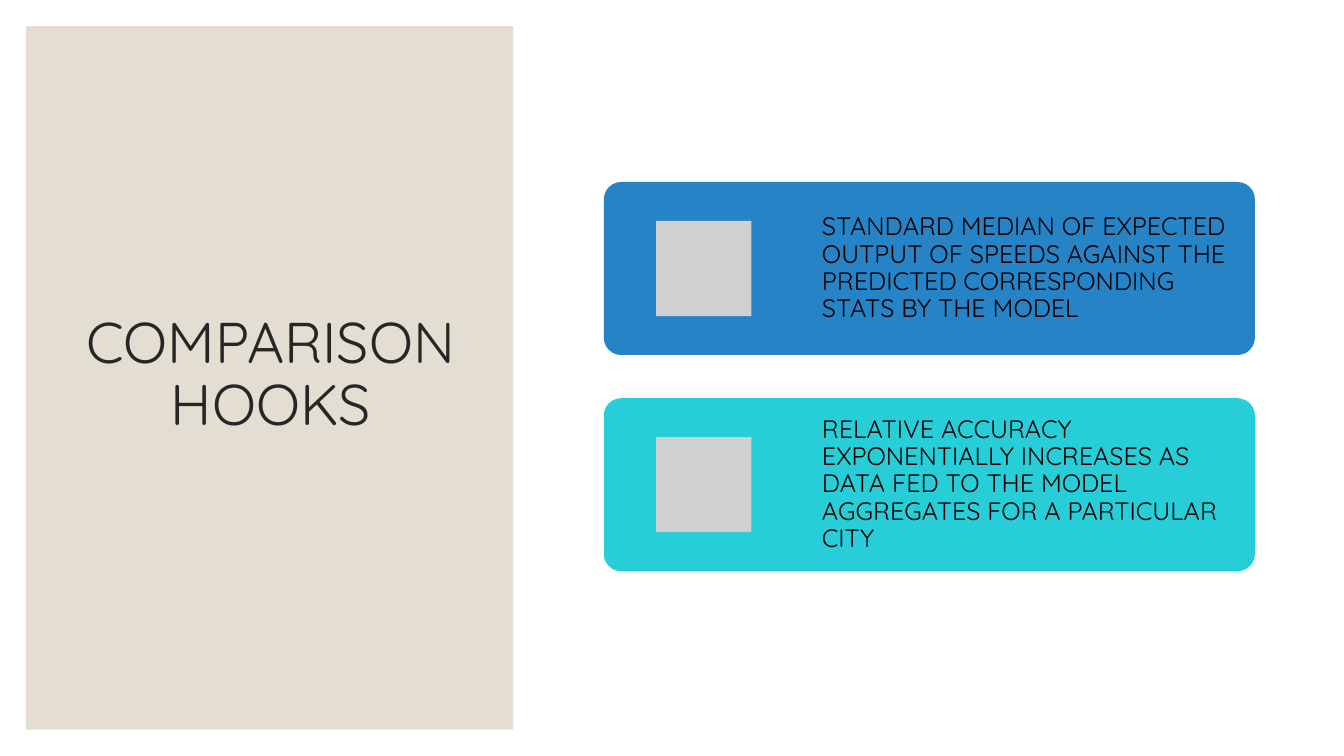
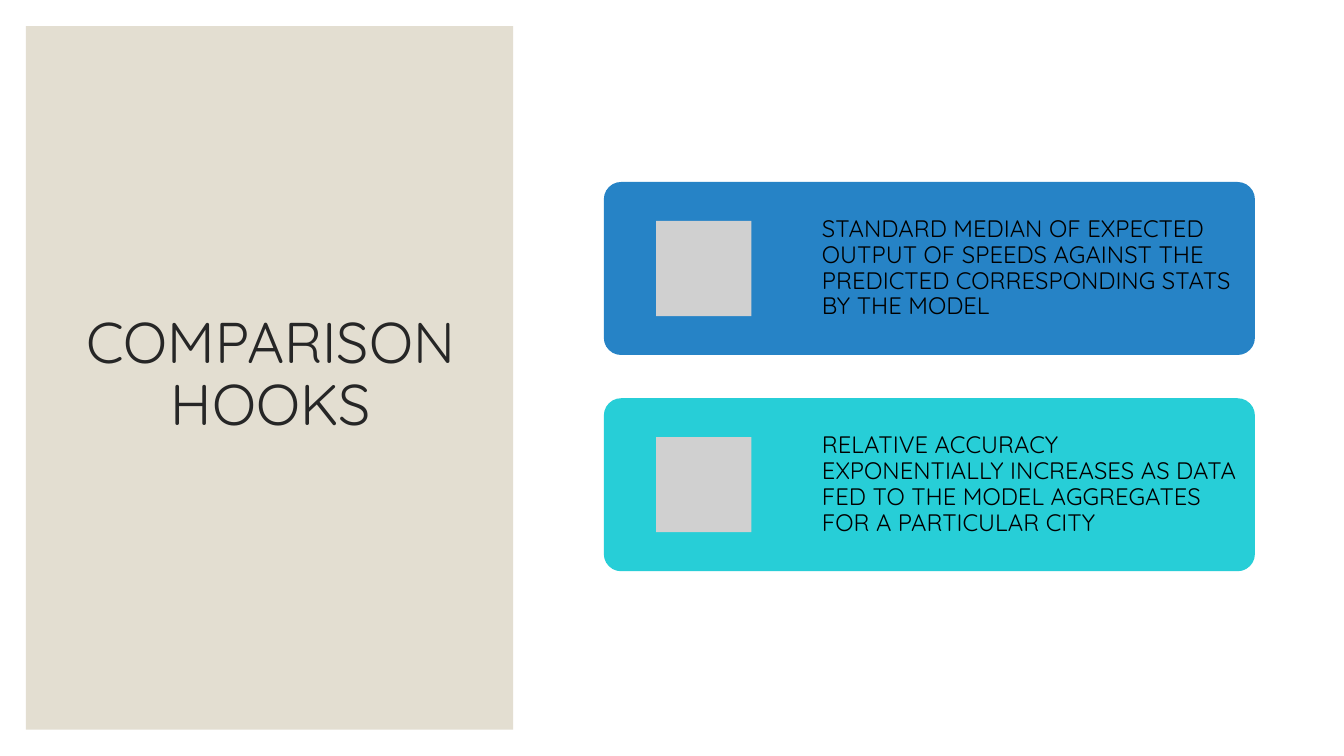
Before and after one commit to ervardaan/ZenDrive, a slide deck: slide 12 of ZenDrive.pptx (slide 13 before the commit). Drawn at 1344x756 pixels with LibreOffice and Linux fonts; fonts in the diff are those of the drawing; grey boxes stand for pictures. Boxes give left, top, right and bottom in pixels: in the first picture for what was removed or moved away, otherwise in the second. Text is boxed around its words. In the diff, an @@ line names an element or a change of style, - is before the commit and + after.

```diff
--- a/ZenDrive.pptx
+++ b/ZenDrive.pptx
@@ text "STANDARD MEDIAN OF EXPECTED OUTPUT ..." at <box>822,220,1231,315</box>: size 18 to 17 pt @@
@@ text "RELATIVE ACCURACY EXPONENTIALLY INCREASES AS ..." at <box>822,436,1236,532</box>: size 18 to 17 pt @@
```
Also in this commit, not shown: 1 other slide changed, 1 slide added, 1 slide removed.
